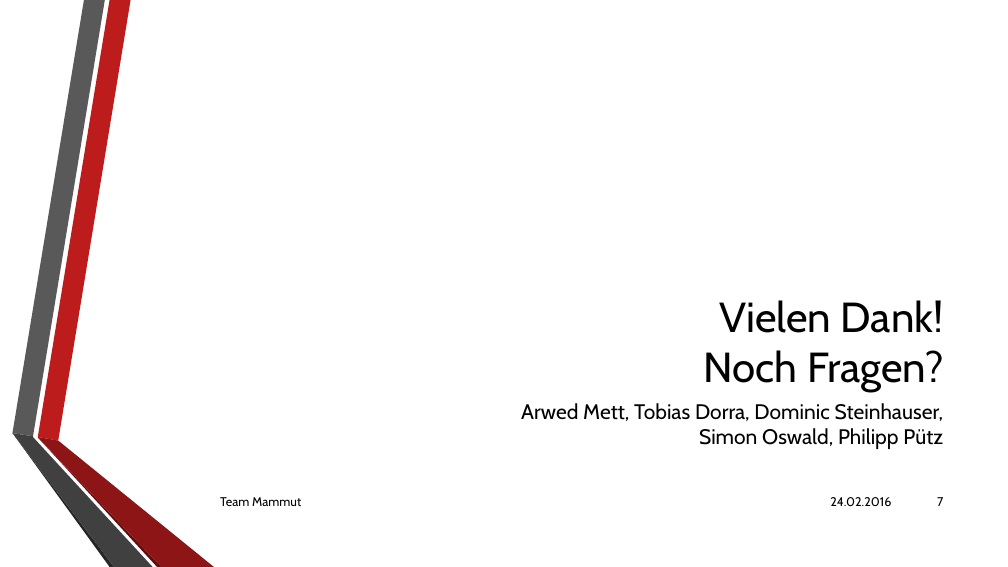
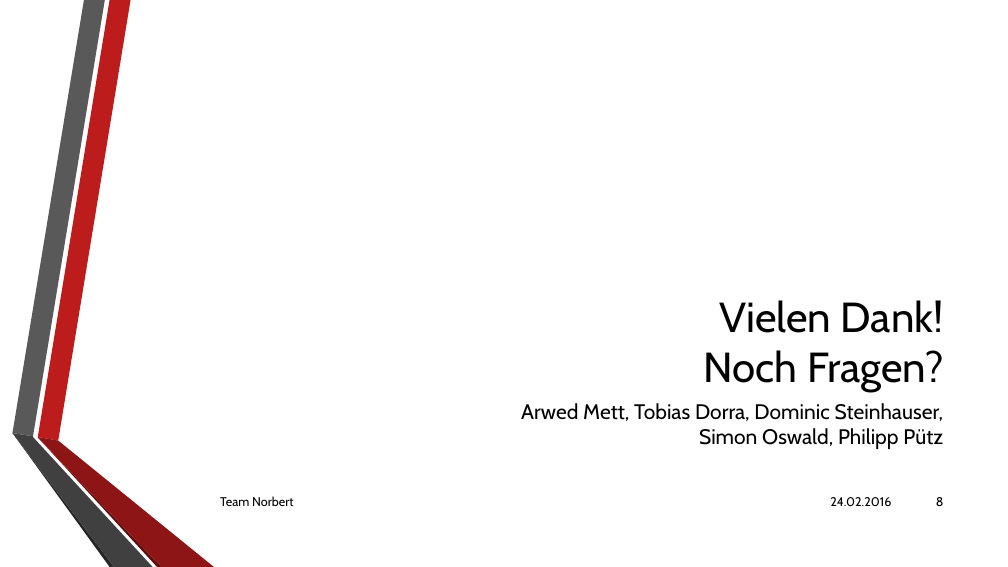
Before and after one commit to Pfeifenjoy/norbert, a slide deck: slide 8 of praesentationens/projektvorstellung/projektvorstellung.pptx (slide 7 before the commit). Drawn at 1008x567 pixels with LibreOffice and Linux fonts; fonts in the diff are those of the drawing; background and template pictures are left out. Boxes give left, top, right and bottom in pixels: in the first picture for what was removed or moved away, otherwise in the second. Text is boxed around its words. In the diff, an @@ line names an element or a change of style, - is before the commit and + after.

```diff
--- a/praesentationens/projektvorstellung/projektvorstellung.pptx
+++ b/praesentationens/projektvorstellung/projektvorstellung.pptx
@@ text at bbox=[220, 496, 293, 506]: text changed @@
-Team Mammut
+Team Norbert
@@ page number at bbox=[936, 497, 944, 506]: text changed @@
-7
+8
```
Also in this commit, not shown: 6 other slides changed, 1 slide added.
